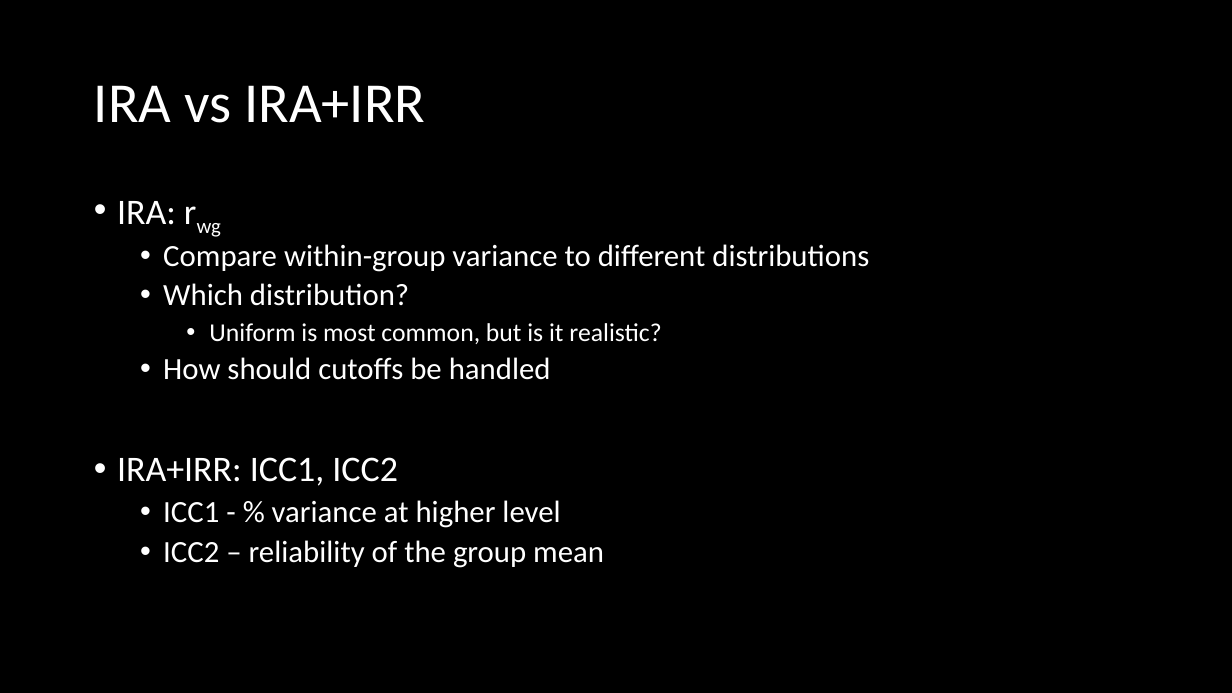
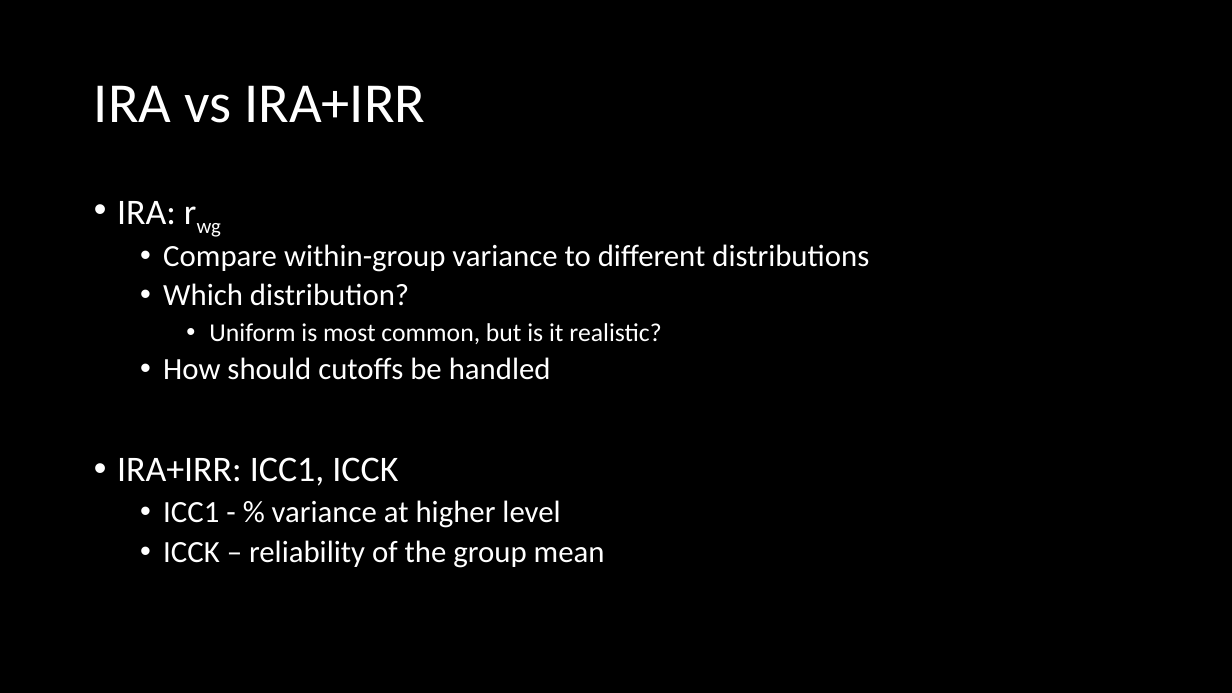
Before and after one commit to amckenny/BUS-Z-798, a slide deck: slide 6 of slides/BUS_Z_798_Week_4.pptx. Drawn at 1232x693 pixels with LibreOffice and Linux fonts; fonts in the diff are those of the drawing. Boxes give left, top, right and bottom in pixels: in the first picture for what was removed or moved away, otherwise in the second. Text is boxed around its words. In the diff, an @@ line names an element or a change of style, - is before the commit and + after.

Commit message:
Fix typo in powerpoint

```diff
--- a/slides/BUS_Z_798_Week_4.pptx
+++ b/slides/BUS_Z_798_Week_4.pptx
@@ text at (117, 457, 398, 486): text changed @@
-• IRA+IRR: ICC1, ICC2
+• IRA+IRR: ICC1, ICCK
@@ text at (163, 540, 605, 568): text changed @@
-  • ICC2 – reliability of the group mean
+  • ICCK – reliability of the group mean
```
